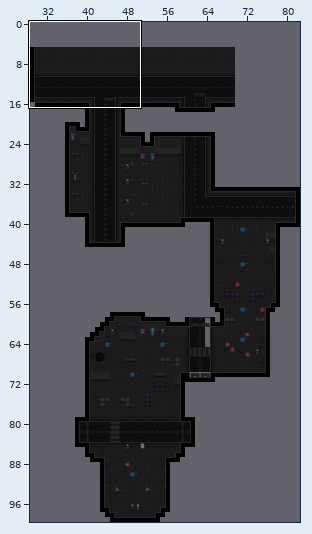
Two versions of a level (Tiled map, src/ZeroFootprintSociety/Content/Maps2/DarkAlley.tmx). Above: a wide view before the commit, with the close-up outlined.
Close-up. The starting point:
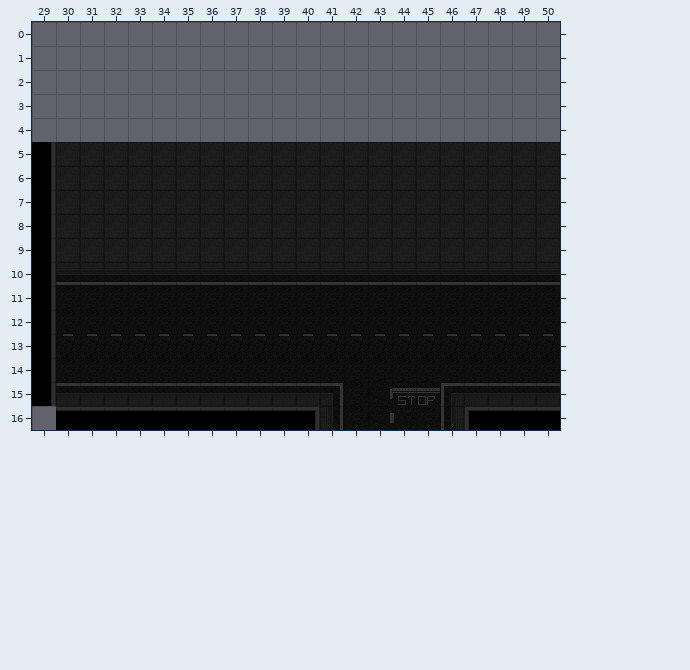
Cells are 24x24 px. Shown: x 29..50, y 0..16. The commit also changed other parts of the map, which this record leaves out.
And afterwards:
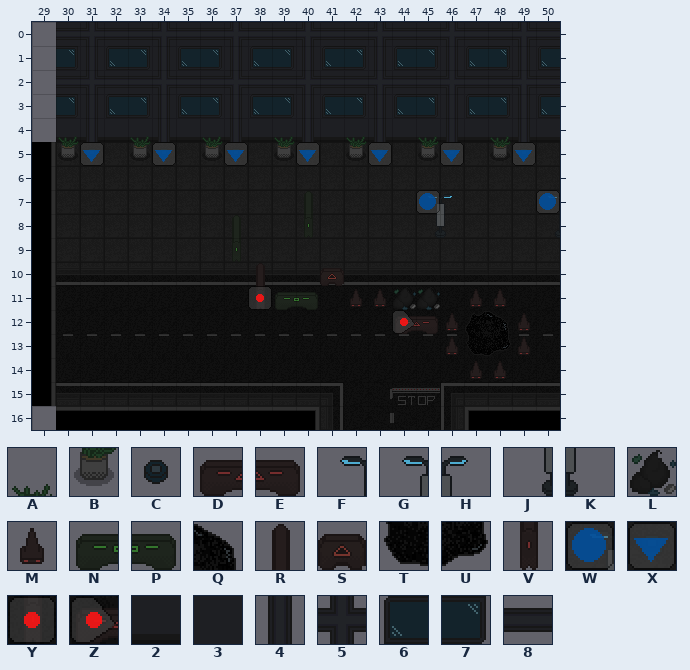
Key: from "Objects": A 157, B 174, C 260, D 264, E 265, F 266, G 268, H 269, J 285, K 286, L 346, M 348, N 355, P 356, Q 393, R 394, S 395, T 409, U 410, V 411; from "PostFX": W 0, X 2, Y 9, Z 11; from "Walls": 2 117, 3 118, 4 119, 5 120, 6 121, 7 128, 8 129.
_ is an empty cell.
See-through tiles are keyed as they look on the map.
Difference:
Layer "Walls":
y 0..3: x 30..50 _____________________ -> 333333333333333333333
y 4: x 30..50 _____________________ -> 222222222222222222222
Layer "UnderChars1":
y 0: x 30..50 _____________________ -> 858858858858858858858
y 1: x 30..50 _____________________ -> 746746746746746746746
y 2: x 30..50 _____________________ -> 858858858858858858858
y 3: x 30..50 _____________________ -> 746746746746746746746
y 4: x 31 _ -> 4; x 34 _ -> 4; x 37 _ -> 4; x 40 _ -> 4; x 43 _ -> 4; x 46 _ -> 4; x 49 _ -> 4
y 7: x 45..46 __ -> GH; x 50 _ -> F
y 8: x 45..46 __ -> JK
y 10: x 38 _ -> R; x 41 _ -> S
y 11: x 38..40 ___ -> VNP; x 42..45 ____ -> MMLL; x 47..48 __ -> MM
y 12: x 44..46 ___ -> DEM; x 48..49 __ -> QM
y 13: x 46..49 ____ -> MTUM
y 14: x 47..48 __ -> MM
Layer "UnderChars2":
y 4: x 30 _ -> A; x 33 _ -> A; x 36 _ -> A; x 39 _ -> A; x 42 _ -> A; x 45 _ -> A; x 48 _ -> A
y 5: x 30..31 __ -> BC; x 33..34 __ -> BC; x 36..37 __ -> BC; x 39..40 __ -> BC; x 42..43 __ -> BC; x 45..46 __ -> BC; x 48..49 __ -> BC
Layer "PostFX1":
y 5: x 31 _ -> X; x 34 _ -> X; x 37 _ -> X; x 40 _ -> X; x 43 _ -> X; x 46 _ -> X; x 49 _ -> X
y 7: x 45 _ -> W; x 50 _ -> W
y 11: x 38 _ -> Y
y 12: x 44 _ -> Z
Pixel boxes of the changes (left, top, right, bottom) in both close-ups:
added: (56, 22, 560, 166)
added: (416, 190, 452, 237)
added: (536, 190, 560, 214)
added: (248, 263, 530, 379)
